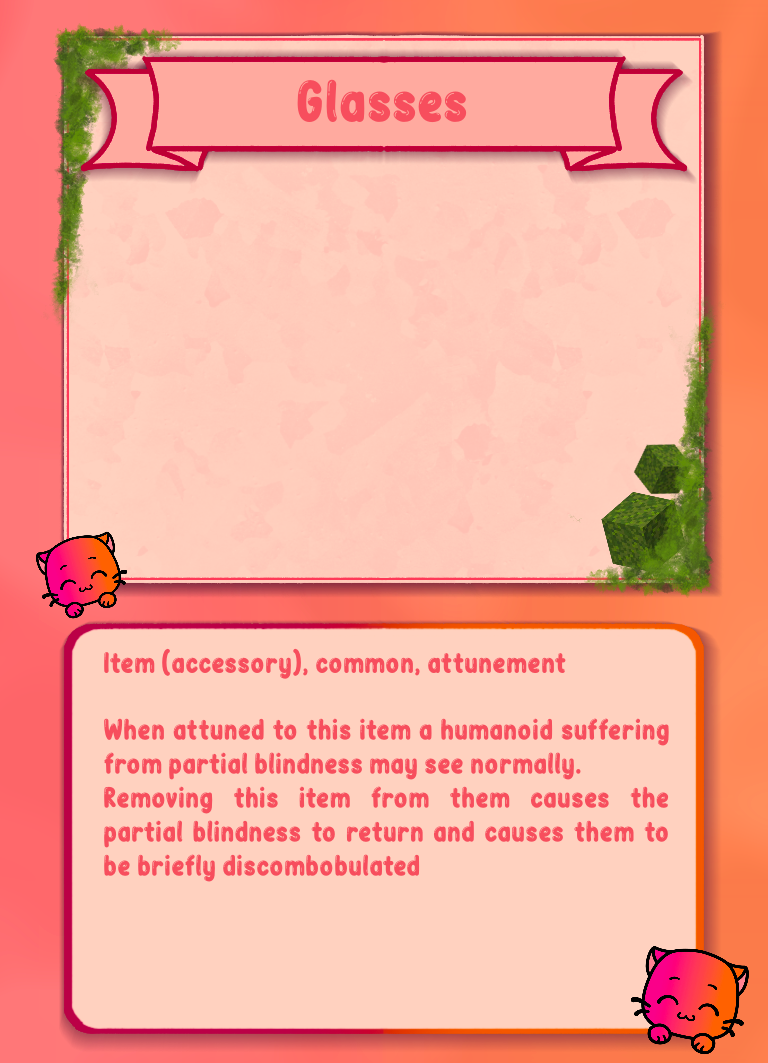
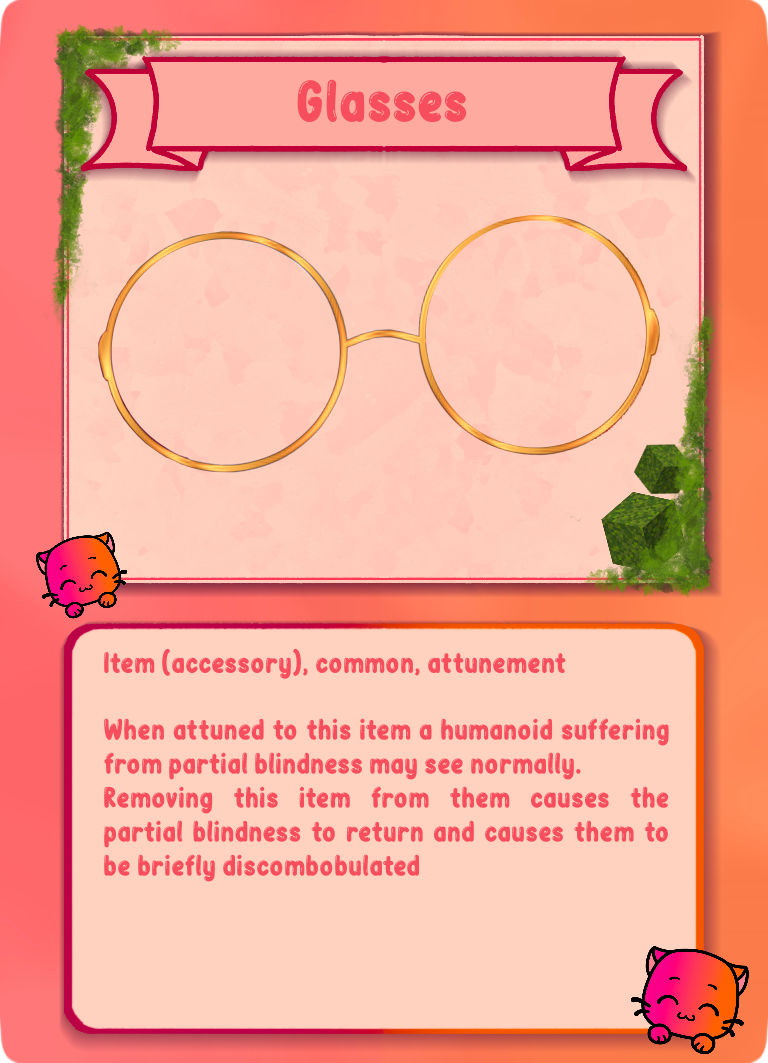
Layer changes from the first (768, 1063) image to the second:
added layer "glasses.png" above "Item (accessory), common, attu..." over bbox(98, 215, 660, 473)
painted on "plainCardBackground.png" over bbox(0, 0, 768, 1063)
